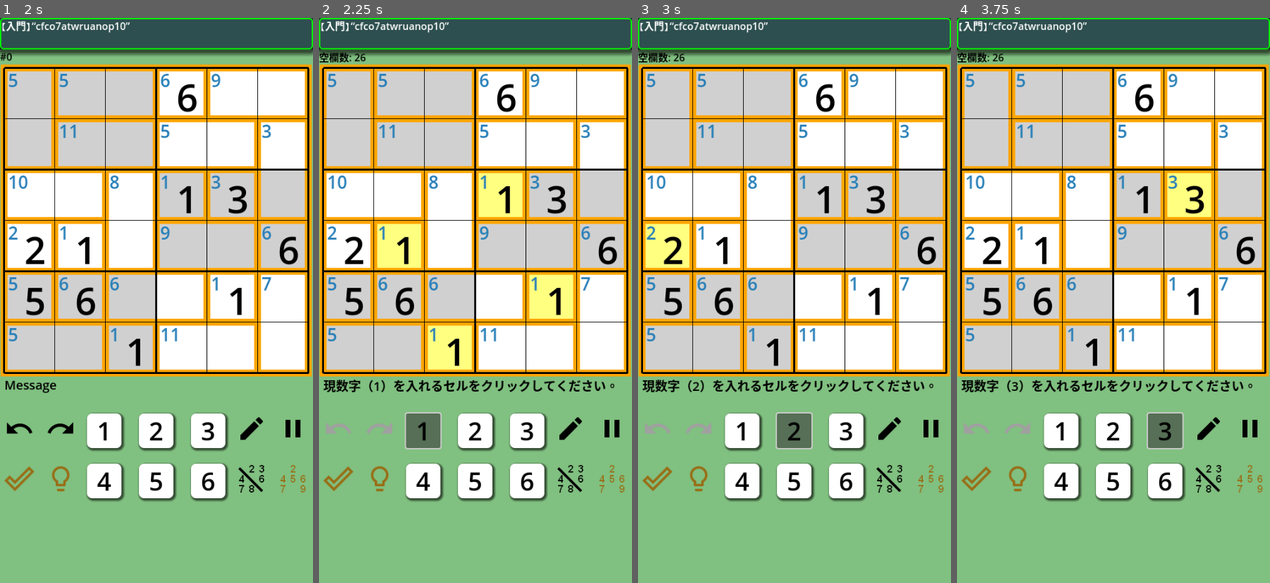
Above: before the commit, frames 1-4 (left to right).
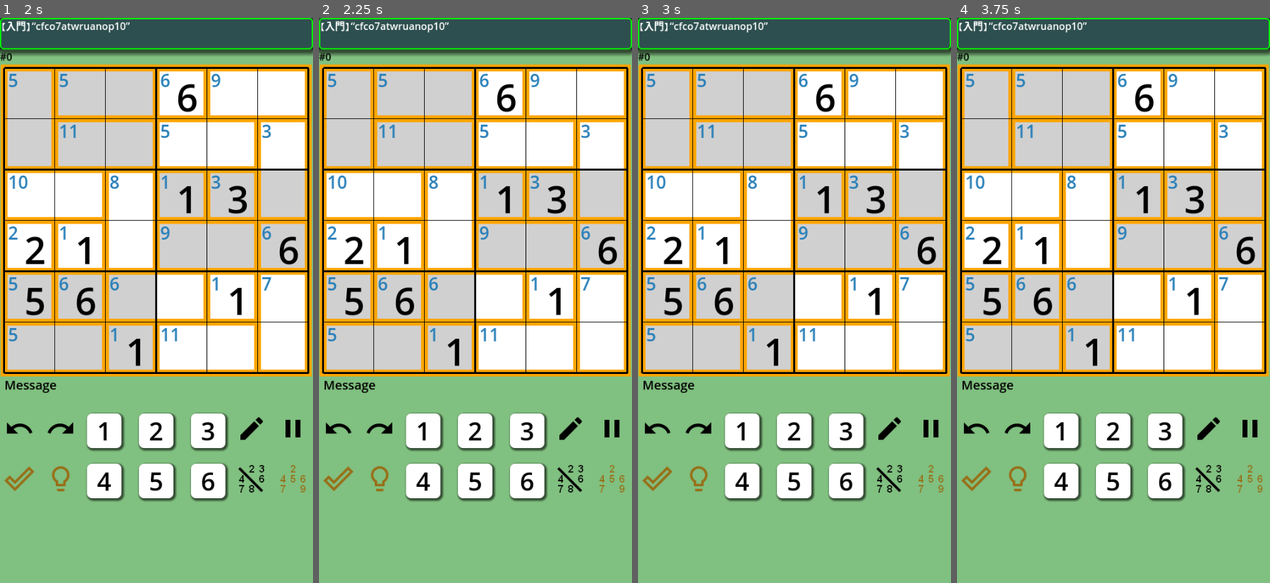
Above: after the commit, the same moments.

Repository: vivisuke/GD4KillerSudoku6
Game: Godot game, scene res://main_scene.tscn
Same seed, same stepped clock (60 frames per second), same inputs: the game is played once before the commit and once after it.
Inputs (mouse positions are in pixels of both pictures, inside the frame that each line leads up to):
- Up to frame 1 (2 s): click (18, 430) at 0.5 s; click (59, 430) at 1.25 s
- Up to frame 2 (2.25 s): click "1" at 2 s
- Up to frame 3 (3 s): click "2" at 2.75 s
- Up to frame 4 (3.75 s): click "3" at 3.5 s

Frame 1 is identical in both runs. In frame 2, 6.1% of the frame differs, in the area x 0-95%, y 6-77%; in frame 3, 3.0%; in frame 4, 3.0%.

Commit message:
0039 ◎ C 04/07 04/07 0.001│ToDo│数字キー押下：数字選択 or 数字入力

Diff:
--- a/GD4KillerSudoku6/main_scene.tscn
+++ b/GD4KillerSudoku6/main_scene.tscn
@@ -25,6 +25,7 @@
 [ext_resource type="AudioStream" uid="uid://c5dv6nwa70eyj" path="res://sounds/incorrect.mp3" id="23_6p0ak"]
 [ext_resource type="AudioStream" uid="uid://dsxpn8m8gnipb" path="res://sounds/don.mp3" id="24_p6251"]
 [ext_resource type="AudioStream" uid="uid://2mfnwo0of14r" path="res://sounds/kirakira-3.mp3" id="25_14ktp"]
+[ext_resource type="Shader" path="res://scripts/main_scene.gdshader" id="26_3tet4"]
 
 [sub_resource type="TileSetAtlasSource" id="TileSetAtlasSource_l5jc0"]
 texture = ExtResource("4_6xb5c")
@@ -53,6 +54,13 @@
 [sub_resource type="StyleBoxFlat" id="StyleBoxFlat_1av8t"]
 bg_color = Color(0.160784, 0.501961, 0.72549, 1)
 
+[sub_resource type="ShaderMaterial" id="ShaderMaterial_j8egs"]
+shader = ExtResource("26_3tet4")
+shader_parameter/center = null
+shader_parameter/force = null
+shader_parameter/size = null
+shader_parameter/tichness = null
+
 [node name="MainScene" type="Node2D"]
 script = ExtResource("1_j8s1i")
 
@@ -318,8 +326,9 @@
 [node name="CanvasLayer" type="CanvasLayer" parent="."]
 
 [node name="ColorRect" type="ColorRect" parent="CanvasLayer"]
-offset_right = 40.0
-offset_bottom = 40.0
+material = SubResource("ShaderMaterial_j8egs")
+offset_right = 500.0
+offset_bottom = 900.0
 color = Color(1, 1, 1, 0)
 
 [connection signal="pressed" from="HBC1/Button1" to="." method="_on_button_1_pressed"]
--- a/GD4KillerSudoku6/scripts/main_scene.gd
+++ b/GD4KillerSudoku6/scripts/main_scene.gd
@@ -1046,6 +1046,12 @@
 		sound_effect(false)
 		if !solvedStat && is_solved():
 			on_solved()
+	if event is InputEventKey && event.is_pressed():
+		#print(event.as_text())
+		if paused: return
+		var n = int(event.as_text())
+		if n >= 1 && n <= N_HORZ:
+			num_button_pressed(n, true)
 	pass
 #func _unhandled_input(event):
 #	print("_unhandled_input()")
--- /dev/null
+++ b/GD4KillerSudoku6/scripts/main_scene.gdshader
@@ -0,0 +1,24 @@
+shader_type canvas_item;
+
+uniform sampler2D screen_texture : hint_screen_texture, repeat_disable, filter_nearest;
+
+uniform vec2 center;
+uniform float force;
+uniform float size;
+uniform float tichness;
+
+void fragment() {
+	float ratio = SCREEN_PIXEL_SIZE.x / SCREEN_PIXEL_SIZE.y;
+	vec2 scaledUV = ( SCREEN_UV - vec2(0.5, 0.0) ) / vec2(ratio, 1.0) + vec2(0.5, 0.0);
+	float mask = (1.0 - smoothstep(size-0.1, size, length(scaledUV - center))) *
+					smoothstep(size-tichness - 0.1, size-tichness, length(scaledUV - center));
+	vec2 disp = normalize(scaledUV - center) * force * mask;
+	//COLOR = vec4(SCREEN_UV - disp, 0.0, 1.0);
+	//COLOR = texture(screen_texture, SCREEN_UV - disp);
+	COLOR = textureLod(screen_texture, SCREEN_UV - disp, 0.0);
+	//COLOR.rgb = vec3(mask);
+
+	//COLOR = vec4(UV, 0.0, 1.0);
+	//COLOR = texture(TEXTURE, UV - vec2(0.5, 0));
+
+}
Not shown: 1 places in GD4KillerSudoku6/main_scene.tscn that only renumber resources
Not shown, changed: GD4KillerSudoku6.spr
